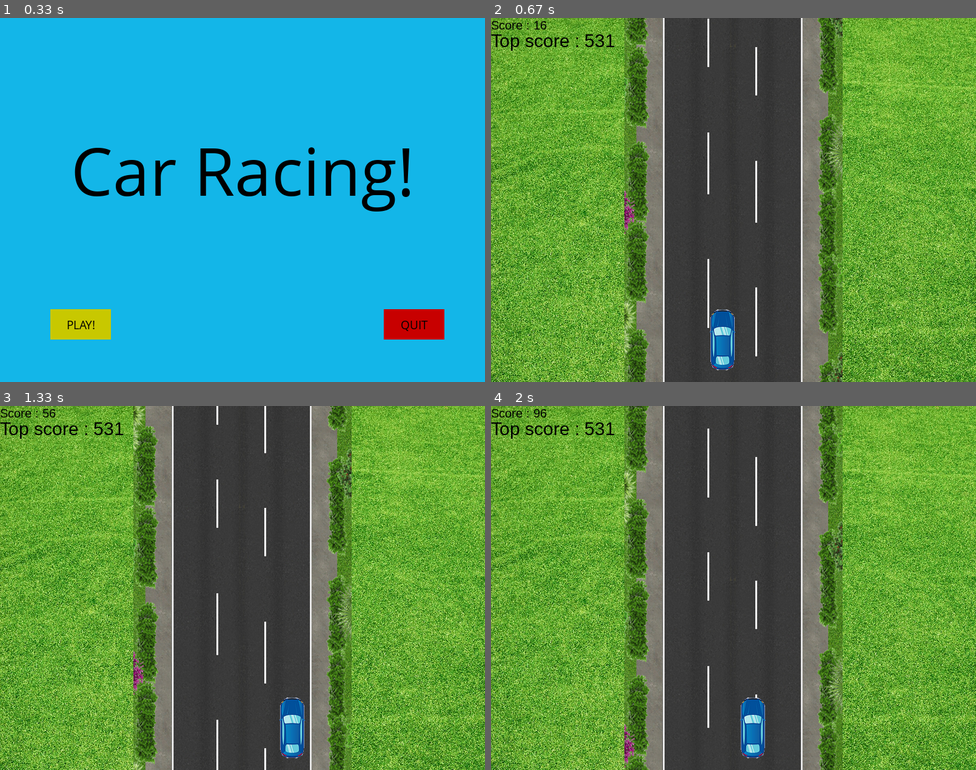
Above: before the commit, frames 1-4 (two rows, left to right).
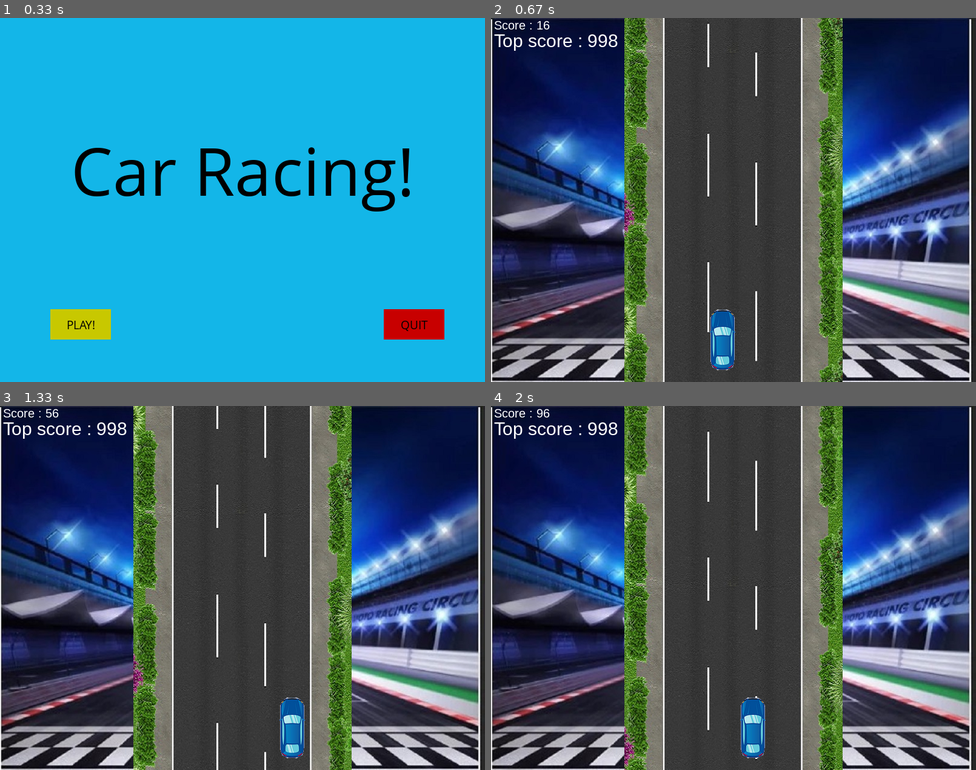
Above: after the commit, the same moments.

Repository: khanhduyvt0101/CarRacingPygame
Game: pygame game, started from Main.py
Same seed, same stepped clock (60 frames per second), same inputs: the game is played once before the commit and once after it.
Inputs (mouse positions are in pixels of both pictures, inside the frame that each line leads up to):
- Up to frame 1 (0.33 s): no input
- Up to frame 2 (0.67 s): click "PLAY!" at 0.38 s
- Up to frame 3 (1.33 s): hold Right 0.67-1.13 s; move the mouse to (397, 577) at 0.7 s; hold Right from 1.17 s (still down)
- Up to frame 4 (2 s): release Right at 1.63 s; hold Left from 1.67 s (still down)

Frame 1 is identical in both runs. In frame 2, 61% of the frame differs, in the area x 0-100%, y 0-100%; in frame 3, 61%; in frame 4, 61%.

Commit message:
fix message

Diff:
--- a/GamePlay.py
+++ b/GamePlay.py
@@ -47,6 +47,7 @@
         # init Background
         self.bggrass = pygame.image.load(".\\img\\grass.jpg")
         self.bgImg = pygame.image.load(".\\img\\back_ground.jpg")
+        self.bgracing = pygame.image.load(".\\img\\bgracing.jpg")
         self.bg_x1 = (self.display_width / 2) - (360 / 2)
         self.bg_x2 = (self.display_width / 2) - (360 / 2)
         self.bg_y1 = 0
@@ -76,10 +77,12 @@
         except:  # save the score
             with open('score.dat', 'wb') as file:
                 pickle.dump(score, file)
+            temp = 0
         if temp < score:
             temp = score
             with open('score.dat', 'wb') as file:
                 pickle.dump(temp, file)
+
         return temp
 
     def fcrashed(self):
@@ -89,9 +92,19 @@
         pygame.mixer.Sound.play(self.csound)
         self.gameDisplay.fill(self.yellow)
         largeText = pygame.font.SysFont("comicsansms", 115)
+        nomarlText = pygame.font.SysFont("comicsansms", 40)
         TextSurf, TextRect = self.text_objects("You Crashed", largeText)
-        TextRect.center = ((self.display_width/2), (self.display_height/2))
+        TextRect.center = ((self.display_width/2), (self.display_height/4))
+        TextSurf1, TextRect1 = self.text_objects(
+            "Your score: " + str(self.count), nomarlText)
+        TextRect1.center = ((self.display_width/2), (self.display_height/2.5))
+        TextSurf2, TextRect2 = self.text_objects(
+            "Best score: " + str(self.topscore(self.count)), nomarlText)
+        TextRect2.center = ((self.display_width/2), (self.display_height/2))
+
         self.gameDisplay.blit(TextSurf, TextRect)
+        self.gameDisplay.blit(TextSurf1, TextRect1)
+        self.gameDisplay.blit(TextSurf2, TextRect2)
 
         while True:
             for event in pygame.event.get():
@@ -217,10 +230,10 @@
                     print("x: {x}, y: {y}".format(
                         x=self.car.getX(), y=self.car.getX()))
 
-            # self.gameDisplay.fill(self.black)
+            self.gameDisplay.blit(self.bgracing, (0, 0))
             self.back_ground_raod()
 
-            self.run_enemy_car(self.enemycar.getX(), self.enemycar.getY())
+            self.draw_enemy_car(self.enemycar.getX(), self.enemycar.getY())
             self.enemycar.setY(self.enemycar.getY() + self.enemycar.getSpeed())
 
             if self.enemycar.getY() > self.display_height:
@@ -248,20 +261,20 @@
             pygame.display.update()
             self.clock.tick(60)
 
-    def display_message(self, msg):
-        font = pygame.font.SysFont("comicsansms", 72, True)
-        text = font.render(msg, True, (255, 255, 255))
-        self.gameDisplay.blit(
-            text, (400 - text.get_width() // 2, 240 - text.get_height() // 2))
-        self.display_credit()
-        pygame.display.update()
-        self.clock.tick(60)
-        sleep(1)
+    # def display_message(self, msg):
+    #     font = pygame.font.SysFont("comicsansms", 72, True)
+    #     text = font.render(msg, True, (255, 255, 255))
+    #     self.gameDisplay.blit(
+    #         text, (400 - text.get_width() // 2, 240 - text.get_height() // 2))
+    #     self.display_credit()
+    #     pygame.display.update()
+    #     self.clock.tick(60)
+    #     sleep(1)
         # car_racing.initialize()
         # car_racing.game_intro()
 
     def back_ground_raod(self):
-        self.gameDisplay.blit(self.bggrass, (0, 0))
+
         self.gameDisplay.blit(self.bgImg, (self.bg_x1, self.bg_y1))
         self.gameDisplay.blit(self.bgImg, (self.bg_x2, self.bg_y2))
 
@@ -274,18 +287,18 @@
         if self.bg_y2 >= self.display_height:
             self.bg_y2 = -600
 
-    def run_enemy_car(self, thingx, thingy):
+    def draw_enemy_car(self, thingx, thingy):
         self.gameDisplay.blit(self.enemycar.getImg(), (thingx, thingy))
 
     def highscore(self, count):
         font = pygame.font.SysFont("arial", 20)
-        text = font.render("Score : " + str(count), True, self.black)
-        self.gameDisplay.blit(text, (0, 0))
+        text = font.render("Score : " + str(count), True, self.white)
+        self.gameDisplay.blit(text, (5, 0))
 
     def texttopscore(self, score):
         font = pygame.font.SysFont("arial", 30)
-        text = font.render("Top score : " + str(score), True, self.black)
-        self.gameDisplay.blit(text, (0, 20))
+        text = font.render("Top score : " + str(score), True, self.white)
+        self.gameDisplay.blit(text, (5, 20))
 
 
 car_racing = cGamePlay()
Binary file changed: img/back_ground.jpg
Binary file added: img/bgracing.jpg
Binary file changed: score.dat
